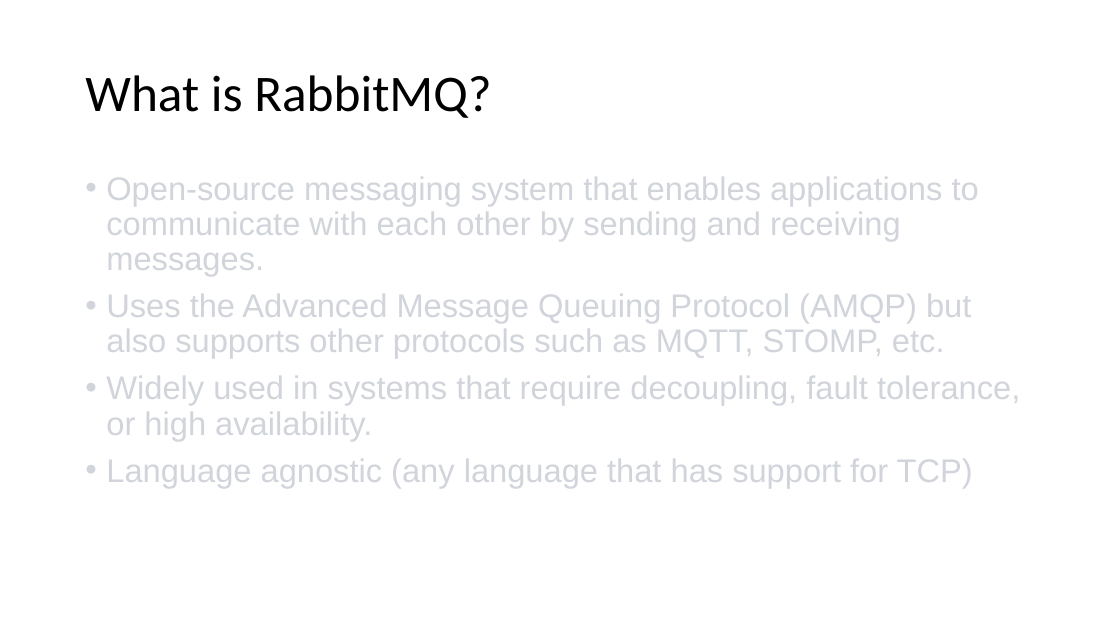
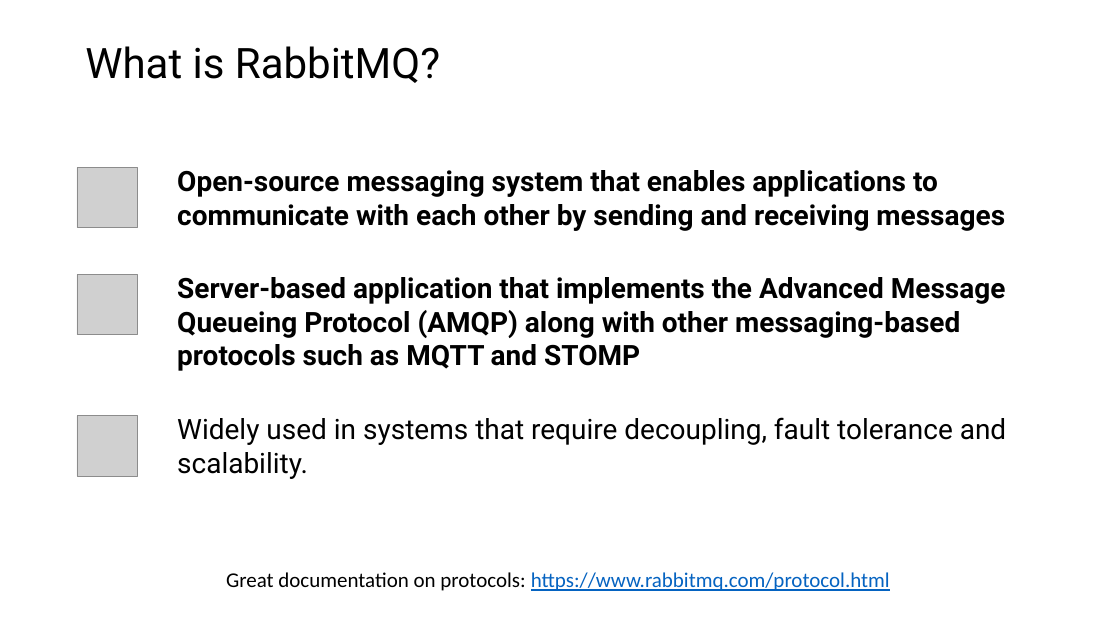
Before and after one commit to roblappcoupa/rabbitmq-presentation, a slide deck: slide 3 of Docs/RabbitMQ.pptx (slide 5 before the commit). Drawn at 1120x630 pixels with LibreOffice and Linux fonts; fonts in the diff are those of the drawing; grey boxes stand for pictures. Boxes give left, top, right and bottom in pixels: in the first picture for what was removed or moved away, otherwise in the second. Text is boxed around its words. In the diff, an @@ line names an element or a change of style, - is before the commit and + after.

```diff
--- a/Docs/RabbitMQ.pptx
+++ b/Docs/RabbitMQ.pptx
@@ title "What is RabbitMQ?" at box(85, 46, 440, 83): size 44 to 36 pt, font Calibri to Roboto @@
@@ picture added at box(77, 167, 138, 228) @@
@@ text removed at box(106, 177, 1020, 488) @@
-• Open-source messaging system that enables applications to communicate with each other by sending and receiving messages.
-• Uses the Advanced Message Queuing Protocol (AMQP) but also supports other protocols such as MQTT, STOMP, etc.
-• Widely used in systems that require decoupling, fault tolerance, or high availability.
-• Language agnostic (any language that has support for TCP)
@@ text added at box(177, 170, 1005, 231), 24 pt, text #000000, bold @@
+Open-source messaging system that enables applications to communicate with each other by sending and receiving messages
@@ picture added at box(77, 275, 138, 335) @@
@@ text added at box(177, 277, 1006, 371), 24 pt, text #000000, bold @@
+Server-based application that implements the Advanced Message Queueing Protocol (AMQP) along with other messaging-based protocols such as MQTT and STOMP
@@ picture added at box(77, 416, 138, 476) @@
@@ text added at box(177, 417, 1006, 479), 24 pt, text #000000 @@
+Widely used in systems that require decoupling, fault tolerance and scalability.
@@ text added at box(226, 572, 890, 591), 18 pt, text #0563C1, underline @@
+Great documentation on protocols: https://www.rabbitmq.com/protocol.html
```
Also in this commit, not shown: 5 other slides changed, 20 slides added, 19 slides removed, 9 other files.
